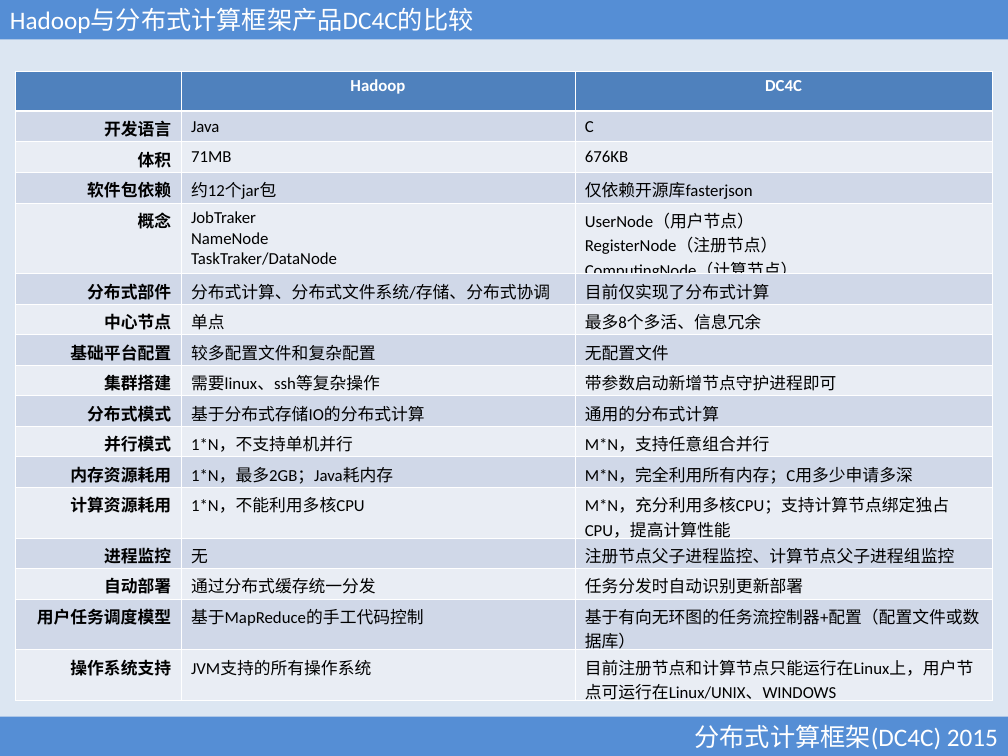
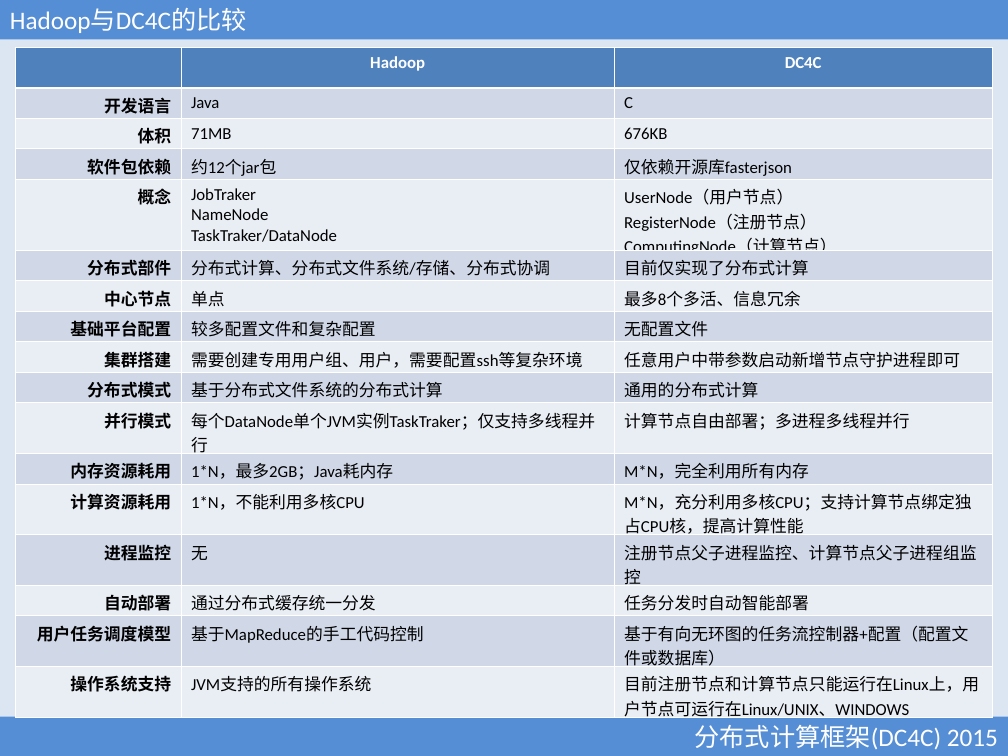
Before and after one commit to xubingyue/dc4c, a slide deck: slide 6 of doc/DC4C.ppt. Drawn at 1008x756 pixels with LibreOffice and Linux fonts; fonts in the diff are those of the drawing. Boxes give left, top, right and bottom in pixels: in the first picture for what was removed or moved away, otherwise in the second. Text is boxed around its words. In the diff, an @@ line names an element or a change of style, - is before the commit and + after.

```diff
--- a/doc/DC4C.ppt
+++ b/doc/DC4C.ppt
@@ text in rectangle at [10,9,247,33]: text changed @@
-Hadoop与分布式计算框架产品DC4C的比较
+Hadoop与DC4C的比较
@@ table at [16,47,993,724] @@
-row 9, column 2: 需要linux、ssh等复杂操作
+row 9, column 2: 需要创建专用用户组、用户，需要配置ssh等复杂环境
-row 9, column 3: 带参数启动新增节点守护进程即可
+row 9, column 3: 任意用户中带参数启动新增节点守护进程即可
-row 10, column 2: 基于分布式存储IO的分布式计算
+row 10, column 2: 基于分布式文件系统的分布式计算
-row 11, column 2: 1*N，不支持单机并行
+row 11, column 2: 每个DataNode单个JVM实例TaskTraker；仅支持多线程并行
-row 11, column 3: M*N，支持任意组合并行
+row 11, column 3: 计算节点自由部署；多进程多线程并行
-row 12, column 3: M*N，完全利用所有内存；C用多少申请多深
+row 12, column 3: M*N，完全利用所有内存
-row 13, column 3: M*N，充分利用多核CPU；支持计算节点绑定独占CPU，提高计算性能
+row 13, column 3: M*N，充分利用多核CPU；支持计算节点绑定独占CPU核，提高计算性能
-row 15, column 3: 任务分发时自动识别更新部署
+row 15, column 3: 任务分发时自动智能部署
@@ table: place and size @@
-table at [16,71,993,704]
+table at [16,47,993,724]
```
Also in this commit, not shown: 6 other slides changed, 6 slides added, 36 other files.
